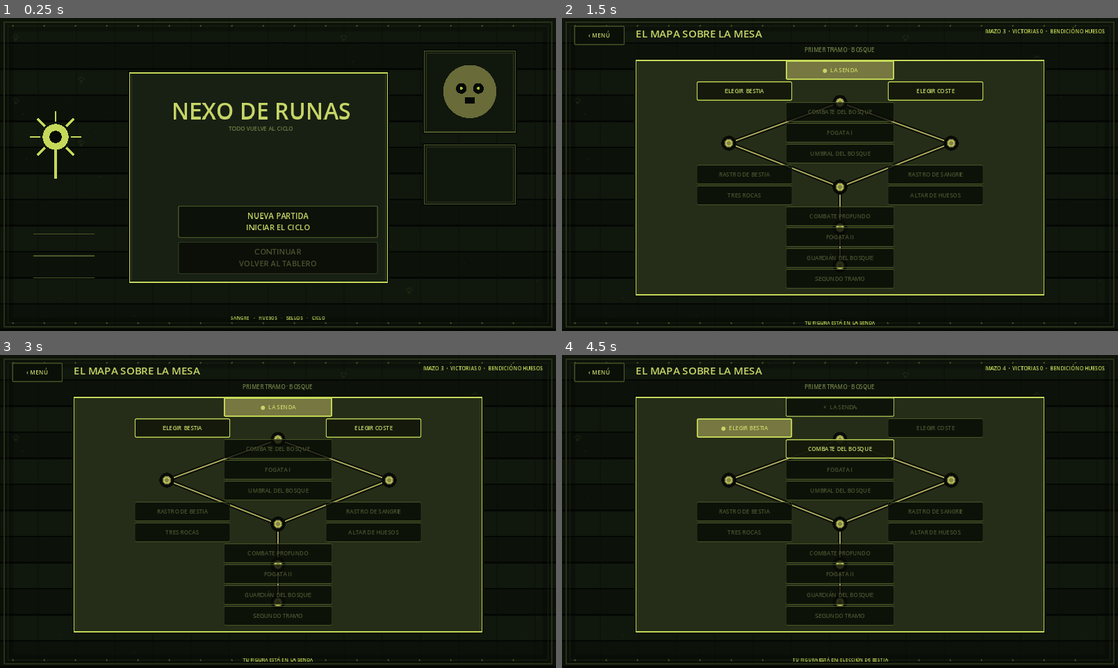
Above: before the commit, frames 1-4 (two rows, left to right).
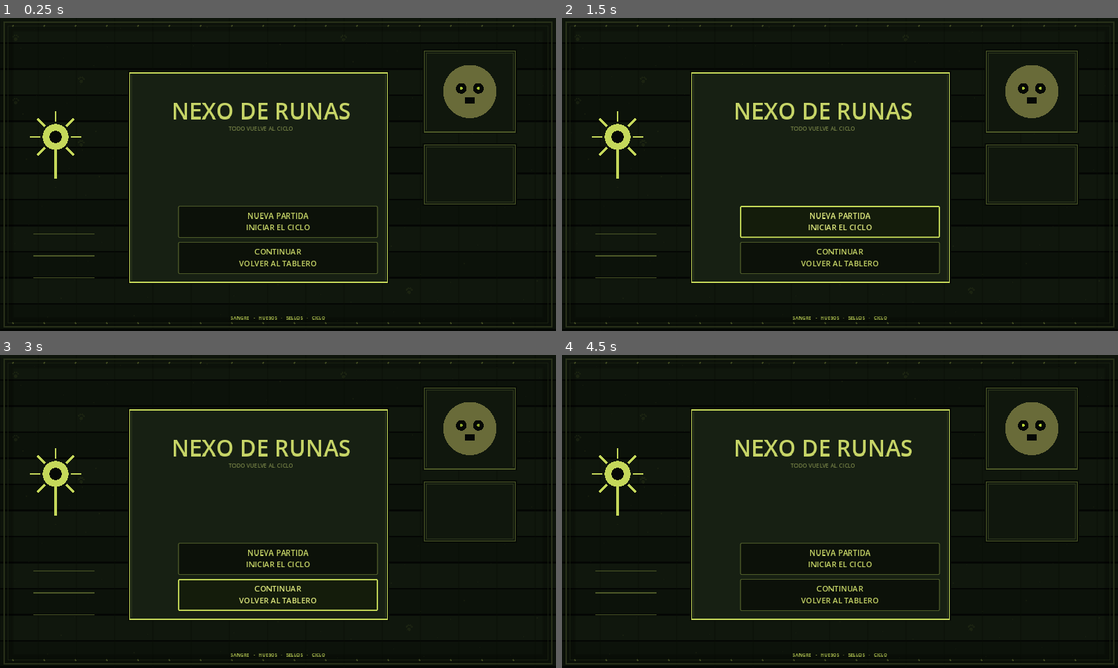
Above: after the commit, the same moments.

Repository: LoloscarPrr/Nexo-de-runas-v2
Game: Godot game, scene res://scenes/main.tscn
The game is run twice, just before and just after one commit, with the same random seed, the same clock (stepped at 60 frames per second) and the same inputs.
Inputs (mouse positions are in pixels of both pictures, inside the frame that each line leads up to):
- Up to frame 1 (0.25 s): no input
- Up to frame 2 (1.5 s): click "NUEVA PARTIDA INICIAR EL CICLO" at 0.5 s; click (840, 221) at 1.25 s, where only the run after the commit has a clickable "NUEVA PARTIDA INICIAR EL CICLO"
- Up to frame 3 (3 s): click (38, 373) at 2 s, where only the run before the commit has a clickable "‹ MENÚ"; click "CONTINUAR VOLVER AL TABLERO" at 2.75 s
- Up to frame 4 (4.5 s): click (745, 426) at 3.5 s, where only the run before the commit has a clickable "ELEGIR BESTIA"; click (728, 489) at 4.27 s

The runs differ from the first frame. In frame 1, 0.4% of the frame differs, in the area x 32-68%, y 71-82%; in frame 2, 20%; in frame 3, 20%; in frame 4, 22%, in the area x 2-98%, y 2-98%.
Error after the commit: Parse Error: Could not resolve class "res://scripts/ui/immersive_campaign_view.gd". (res://scripts/ui/mockup_campaign_view.gd:1)

Commit message:
Integrate animated balance portrait totem and action plates

Diff:
--- a/scripts/ui/immersive_campaign_view.gd
+++ b/scripts/ui/immersive_campaign_view.gd
@@ -4,6 +4,10 @@
 const ImmersiveCardScript = preload("res://scripts/ui/battle_card.gd")
 const ImmersiveCatalogScript = preload("res://scripts/domain/card_catalog.gd")
 const CampaignBackdropScript = preload("res://scripts/ui/campaign_backdrop.gd")
+const AnimatedScaleScript = preload("res://scripts/ui/mockup_hud/animated_scale.gd")
+const AnimatedTotemScript = preload("res://scripts/ui/mockup_hud/animated_totem.gd")
+const AnimatedEnemyPortraitScript = preload("res://scripts/ui/mockup_hud/animated_enemy_portrait.gd")
+const AnimatedActionButtonScript = preload("res://scripts/ui/mockup_hud/animated_action_button.gd")
 
 const I_INK := Color8(199, 213, 103)
 const I_MUTED := Color8(113, 125, 67)
@@ -20,6 +24,10 @@
 const MOCK_EDGE := Color8(78, 91, 39)
 const MOCK_PAPER := Color8(171, 166, 92)
 
+var _hud_battle_id := -1
+var _hud_last_scale := 0
+var _hud_last_bones := 0
+
 func _render_battle() -> void:
 	_clear_screen()
 	var viewport_size := get_viewport_rect().size
@@ -29,23 +37,53 @@
 	var ox := (vw - 1536.0 * s) * 0.5
 	var oy := (vh - 864.0 * s) * 0.5
 
+	var battle_id := battle_state.get_instance_id()
+	var first_hud_frame := battle_id != _hud_battle_id
+	var scale_delta := 0
+	var bones_delta := 0
+	if first_hud_frame:
+		_hud_battle_id = battle_id
+		_hud_last_scale = battle_state.scale
+		_hud_last_bones = battle_state.bones
+	else:
+		scale_delta = battle_state.scale - _hud_last_scale
+		bones_delta = battle_state.bones - _hud_last_bones
+
 	var table := ImmersiveTableScript.new()
 	table.balance = battle_state.scale
 	table.set_anchors_and_offsets_preset(Control.PRESET_FULL_RECT)
 	add_child(table)
 
-	# Encabezado idéntico al lenguaje del mockup: título pequeño sobre el tablero.
+	# Encabezado del mockup.
 	_place(_label("NEXO DE RUNAS", maxi(14, int(23 * s)), MOCK_GLOW, HORIZONTAL_ALIGNMENT_LEFT), _mock_rect(24, 12, 205, 36, s, ox, oy))
-	var leave := _small_button("MAPA", int(82 * s))
+	var leave := AnimatedActionButtonScript.new()
+	leave.text = "MAPA"
 	leave.pressed.connect(_show_map)
+	leave.pulse_active = false
 	_mock_button_style(leave, false)
 	_place(leave, _mock_rect(214, 12, 82, 32, s, ox, oy))
 
-	# Valores de la balanza bajo los platos.
-	var left_weight := 2 + maxi(battle_state.scale, 0)
-	var right_weight := 2 + maxi(-battle_state.scale, 0)
-	_place(_label(str(left_weight), maxi(15, int(28 * s)), MOCK_GLOW, HORIZONTAL_ALIGNMENT_CENTER), _mock_rect(29, 183, 48, 42, s, ox, oy))
-	_place(_label(str(right_weight), maxi(15, int(28 * s)), MOCK_GLOW, HORIZONTAL_ALIGNMENT_CENTER), _mock_rect(142, 183, 48, 42, s, ox, oy))
+	# Balanza extraída de la mesa: ahora es un nodo animable independiente.
+	var animated_scale := AnimatedScaleScript.new()
+	animated_scale.balance = battle_state.scale
+	animated_scale.left_value = 2 + maxi(battle_state.scale, 0)
+	animated_scale.right_value = 2 + maxi(-battle_state.scale, 0)
+	_place(animated_scale, _mock_rect(13, 72, 194, 205, s, ox, oy))
+	if scale_delta != 0:
+		animated_scale.animate_change(scale_delta)
+
+	# Tótem/calavera extraído del fondo.
+	var animated_totem := AnimatedTotemScript.new()
+	_place(animated_totem, _mock_rect(55, 286, 110, 118, s, ox, oy))
+	if scale_delta < 0 or bones_delta != 0:
+		animated_totem.flash()
+
+	# Retrato rival independiente. Respira, parpadea y reacciona al daño/rendición.
+	var enemy_portrait := AnimatedEnemyPortraitScript.new()
+	enemy_portrait.set_surrendering(battle_state.cpu_surrender_pending)
+	_place(enemy_portrait, _mock_rect(1334, 24, 164, 164, s, ox, oy))
+	if scale_delta > 0:
+		enemy_portrait.hit()
 
 	var blood_cost: int = battle_state.blood_cost_for(selected_hand_index)
 	var blood_ready: int = battle_state.blood_value_for_sacrifices(selected_sacrifices)
@@ -65,7 +103,12 @@
 	else:
 		_place(_label("TOCA UNA CARTA\nPARA LEER\nSU SELLO.", maxi(11, int(17 * s)), MOCK_INK, HORIZONTAL_ALIGNMENT_LEFT), _mock_rect(1330, 220, 170, 100, s, ox, oy))
 	var turn_text := "ROBA CARTA" if battle_state.needs_draw() else "TU TURNO"
-	_place(_label(turn_text, maxi(13, int(22 * s)), MOCK_GLOW, HORIZONTAL_ALIGNMENT_CENTER), _mock_rect(1338, 416, 154, 34, s, ox, oy))
+	var turn_plate := AnimatedActionButtonScript.new()
+	turn_plate.text = turn_text
+	turn_plate.pulse_active = true
+	turn_plate.mouse_filter = Control.MOUSE_FILTER_IGNORE
+	_mock_button_style(turn_plate, false)
+	_place(turn_plate, _mock_rect(1330, 408, 170, 50, s, ox, oy))
 
 	# Cuatro cartas del rival y cuatro del jugador, alineadas como la captura.
 	var lane_x0 := 350.0
@@ -125,7 +168,9 @@
 	_place(squirrels, _mock_rect(1396, 696, 112, 128, s, ox, oy))
 
 	# Columna derecha: finalizar como botón grande de papel.
-	var bell := _small_button("FINALIZAR", int(170 * s))
+	var bell := AnimatedActionButtonScript.new()
+	bell.text = "FINALIZAR"
+	bell.pulse_active = not battle_state.needs_draw() and not battle_state.cpu_surrender_pending
 	bell.disabled = battle_state.needs_draw() or battle_state.cpu_surrender_pending
 	bell.pressed.connect(_end_battle_turn)
 	_mock_button_style(bell, false, true)
@@ -147,6 +192,9 @@
 		cancel.pressed.connect(_cancel_sacrifices)
 		_mock_button_style(cancel, false)
 		_place(cancel, _mock_rect(31, 618, 160, 46, s, ox, oy))
+
+	_hud_last_scale = battle_state.scale
+	_hud_last_bones = battle_state.bones
 
 func _mock_rect(x: float, y: float, w: float, h: float, s: float, ox: float, oy: float) -> Rect2:
 	return Rect2(ox + x * s, oy + y * s, w * s, h * s)
